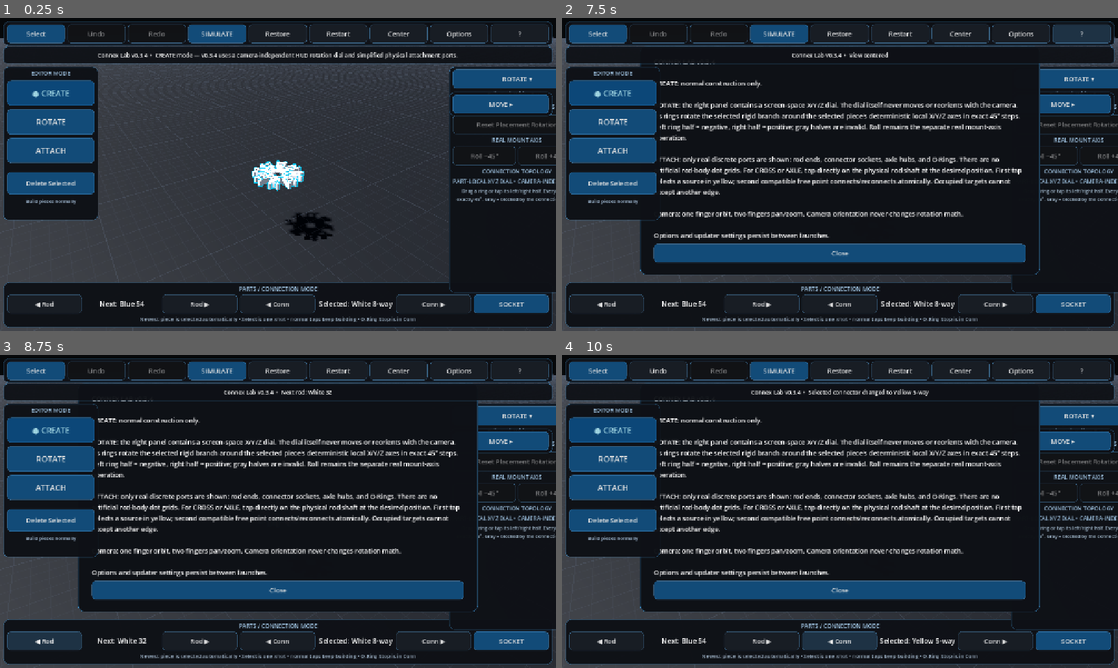
Above: before the commit, frames 1-4 (two rows, left to right).
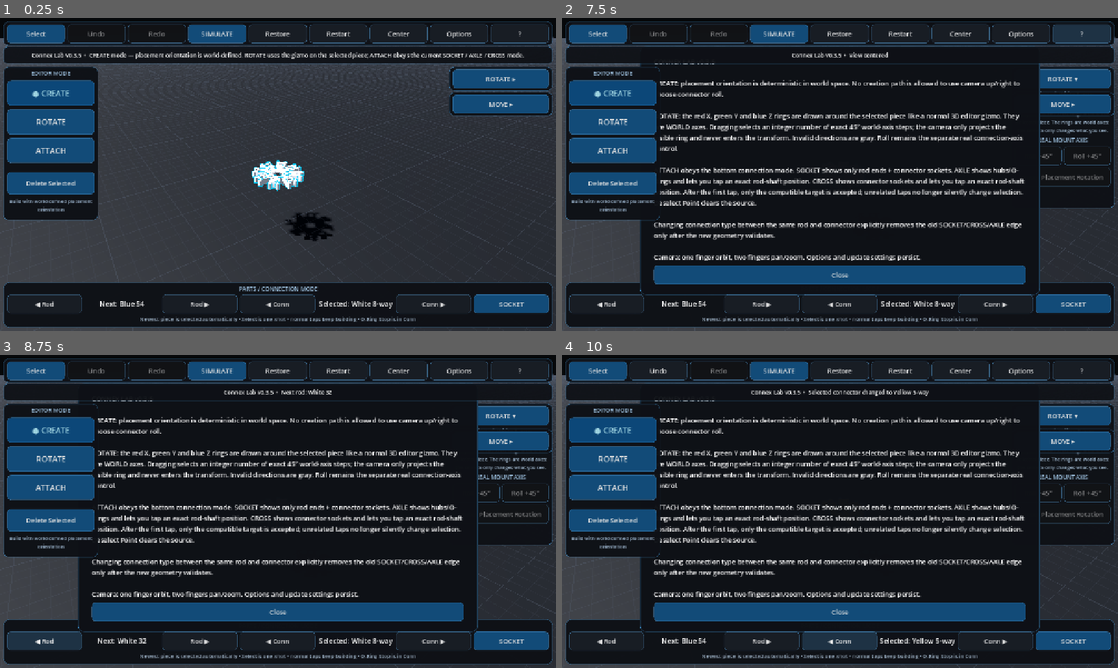
Above: after the commit, the same moments.

Repository: pixel375/connex
Game: Godot game, scene res://Main.tscn
The game is run twice, just before and just after one commit, with the same random seed, the same clock (stepped at 60 frames per second) and the same inputs.
Inputs:
- Up to frame 1 (0.25 s): no input
- Up to frame 2 (7.5 s): click "Restart" at 0.5 s; click "Restart" at 1.25 s; click "Restart" at 2 s; click "Select" at 2.75 s; click "SELECT…" at 3.5 s; click "SIMULATE" at 4.25 s; click "BUILD" at 5 s; click "Restore" at 5.75 s; click "Center" at 6.5 s; click "?" at 7.25 s
- Up to frame 3 (8.75 s): click "◀ Rod" at 8 s
- Up to frame 4 (10 s): click "Rod ▶" at 8.75 s; click "◀ Conn" at 9.5 s

The runs differ from the first frame. In frame 1, 11% of the frame differs, in the area x 1-100%, y 10-88%; in frame 2, 22%, in the area x 1-100%, y 11-89%; in frame 3, 22%; in frame 4, 22%.

Commit message:
chore: switch main scene to v0.3.5

Diff:
--- a/Main.tscn
+++ b/Main.tscn
@@ -1,6 +1,6 @@
 [gd_scene load_steps=2 format=3]
 
-[ext_resource type="Script" path="res://scripts/main_v034.gd" id="1_main"]
+[ext_resource type="Script" path="res://scripts/main_v035.gd" id="1_main"]
 
 [node name="Main" type="Node3D"]
 script = ExtResource("1_main")
